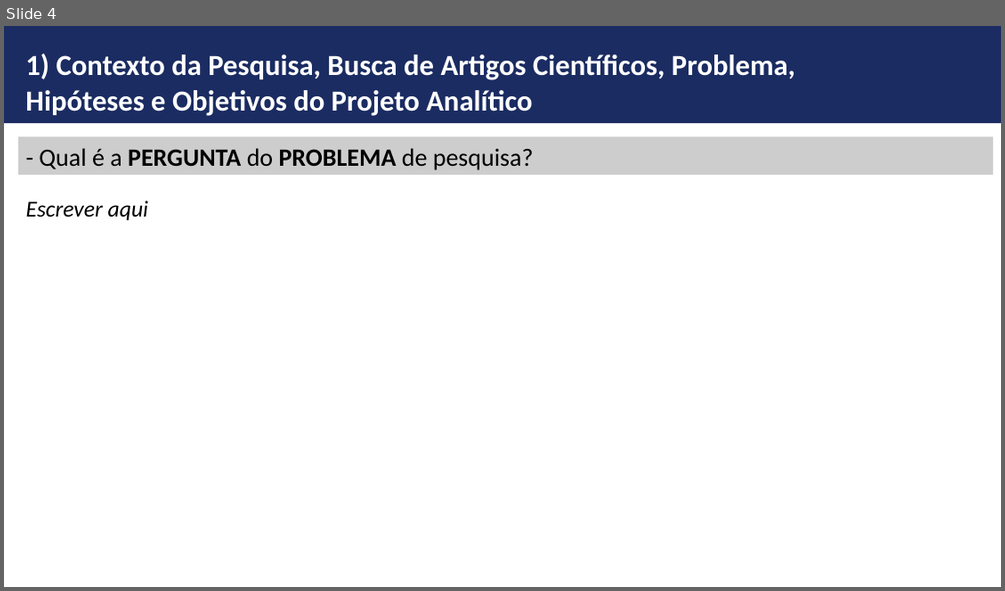
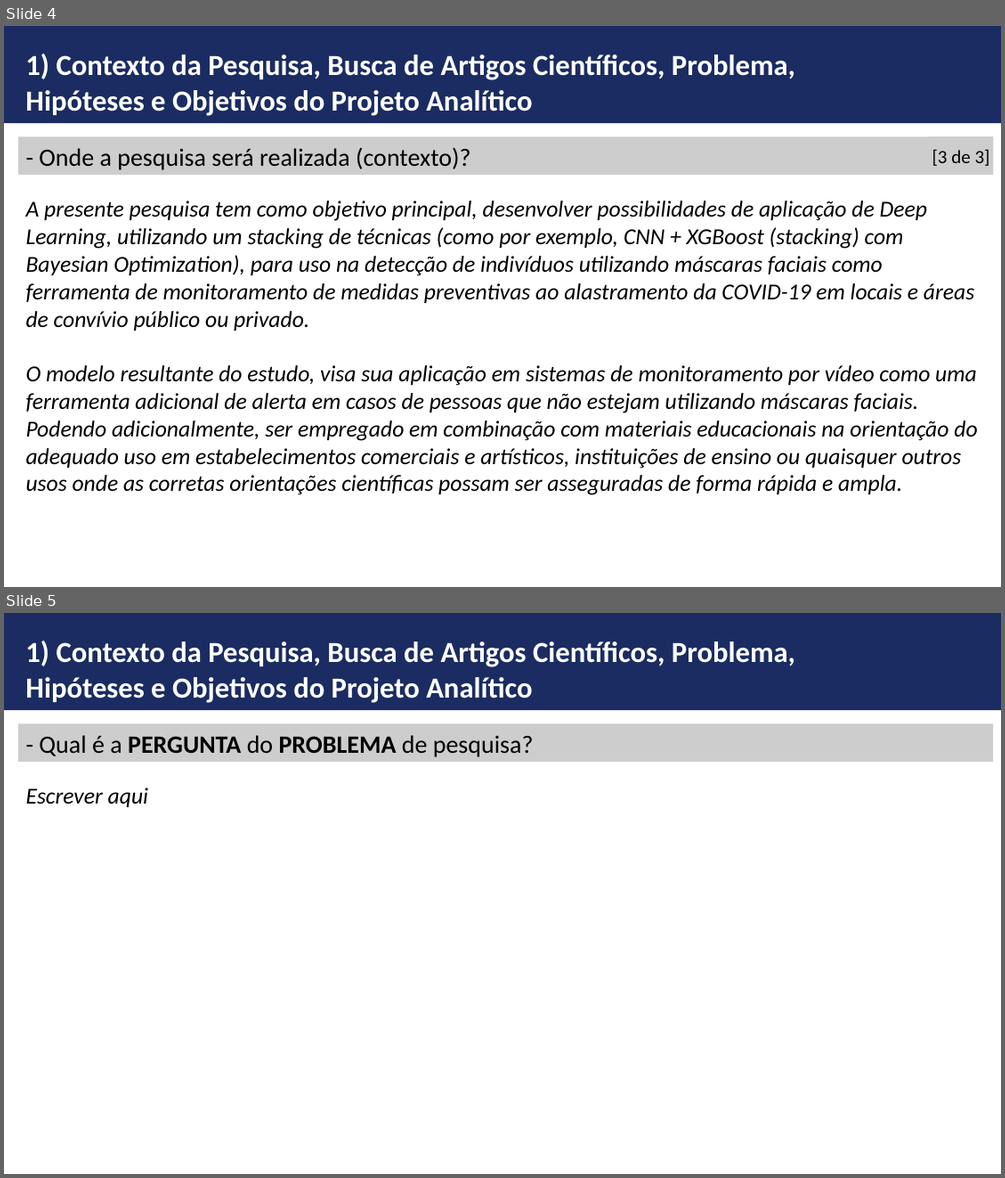
Before and after one commit to ldaniel/Challenges-Requirements-Analytical-Projects, a slide deck: presentation/FGV-MBA - Monografia - Detecção de Máscara Facial.pptx. Shown one above the other, each under a label of ours: slide 4 before the commit, slides 4 and 5 after it. The pictures are 1005x591 and 1005x1178 pixels, drawn with LibreOffice and Linux fonts; fonts in the diff are those of the drawing; background and template pictures are left out. Boxes give left, top, right and bottom in pixels: in the first picture for what was removed or moved away, otherwise in the second. Text is boxed around its words. In the diff, an @@ line names an element or a change of style, - is before the commit and + after.

```diff
--- a/presentation/FGV-MBA - Monografia - Detecção de Máscara Facial.pptx
+++ b/presentation/FGV-MBA - Monografia - Detecção de Máscara Facial.pptx
@@ slide 4 added at (4,26,1001,587), background #FFFFFF; not listed: 1 template element that a slide beside it also shows @@
@@ text added at (25,54,795,116), 28 pt, text #FFFFFF, bold @@
+1) Contexto da Pesquisa, Busca de Artigos Científicos, Problema, Hipóteses e Objetivos do Projeto Analítico
@@ rectangle added at (18,136,994,175), fill #CDCDCD, 24 pt, text #000000 @@
+- Onde a pesquisa será realizada (contexto)?
@@ rectangle added at (929,136,994,175), fill #CDCDCD, 18 pt, text #000000 @@
+[3 de 3]
@@ text added at (26,200,977,495), 22 pt, text #000000, italic @@
+A presente pesquisa tem como objetivo principal, desenvolver possibilidades de aplicação de Deep Learning, utilizando um stacking de técnicas (como por exemplo, CNN + XGBoost (stacking) com Bayesian Optimization), para uso na detecção de indivíduos utilizando máscaras faciais como ferramenta de monitoramento de medidas preventivas ao alastramento da COVID-19 em locais e áreas de convívio público ou privado.
+O modelo resultante do estudo, visa sua aplicação em sistemas de monitoramento por vídeo como uma ferramenta adicional de alerta em casos de pessoas que não estejam utilizando máscaras faciais. Podendo adicionalmente, ser empregado em combinação com materiais educacionais na orientação do adequado uso em estabelecimentos comerciais e artísticos, instituições de ensino ou quaisquer outros usos onde as corretas orientações científicas possam ser asseguradas de forma rápida e ampla.
@@ what was slide 4 is now slide 5 @@
```
Also in this commit, not shown: 3 slides changed.
